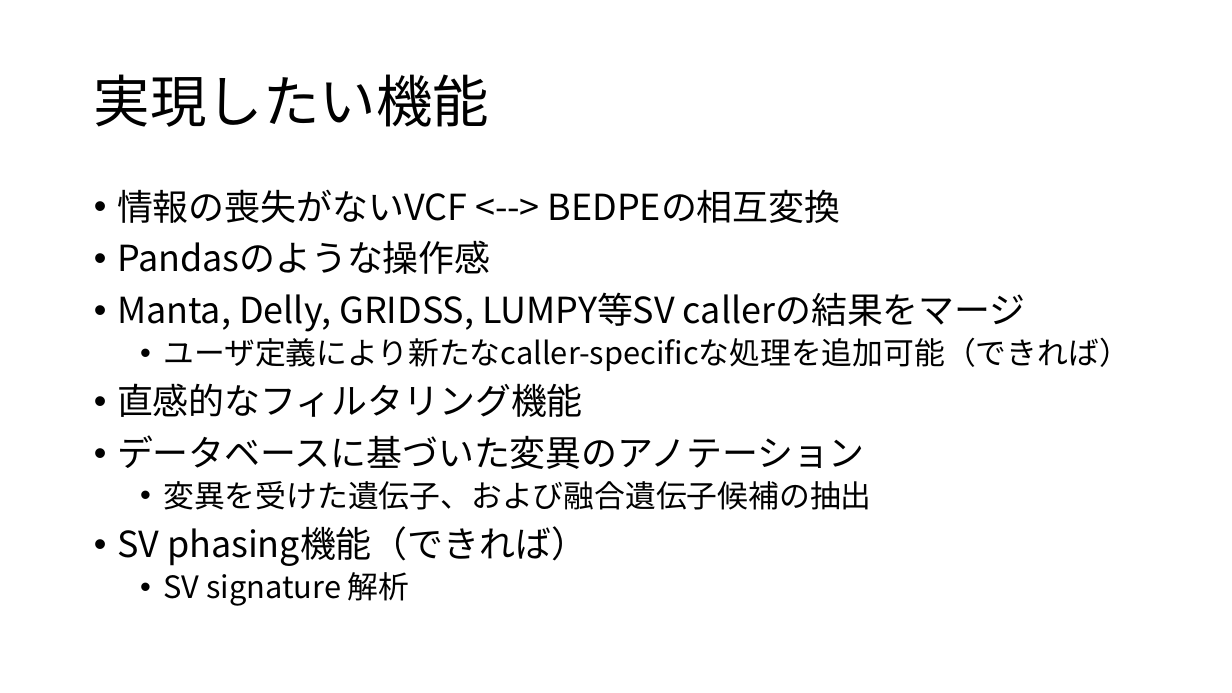
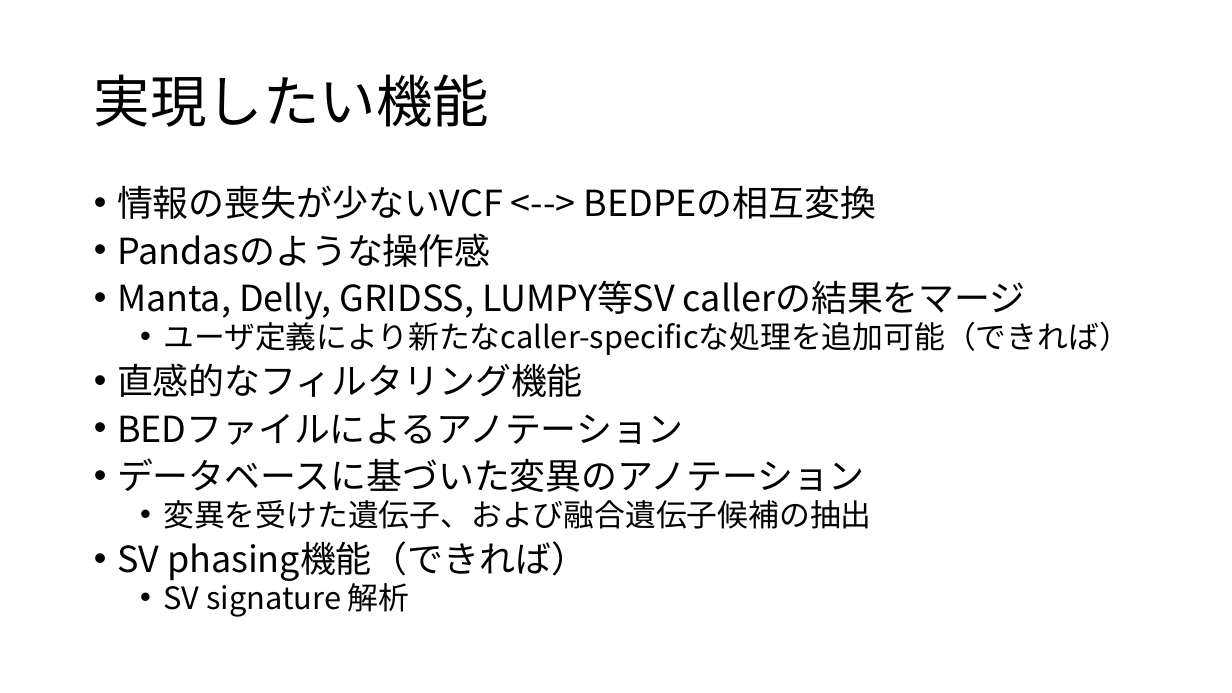
Before and after one commit to dermasugita/Viola-SV, a slide deck: slide 10 of resources/SV_parser.pptx (slide 3 before the commit). Drawn at 1232x693 pixels with LibreOffice and Linux fonts; fonts in the diff are those of the drawing. Boxes give left, top, right and bottom in pixels: in the first picture for what was removed or moved away, otherwise in the second. Text is boxed around its words. In the diff, an @@ line names an element or a change of style, - is before the commit and + after.

```diff
--- a/resources/SV_parser.pptx
+++ b/resources/SV_parser.pptx
@@ text at (x1=117, y1=185, x2=877, y2=219): text changed @@
-• 情報の喪失がないVCF <--> BEDPEの相互変換
+• 情報の喪失が少ないVCF <--> BEDPEの相互変換
@@ text at (x1=117, y1=233, x2=1130, y2=617): line spacing 0.9 to 0.8 @@
@@ text at (x1=117, y1=413, x2=684, y2=445): paragraph added @@
+• BEDファイルによるアノテーション
```
Also in this commit, not shown: 4 other slides changed, 8 slides added, 1 slide removed, 10 other files.
